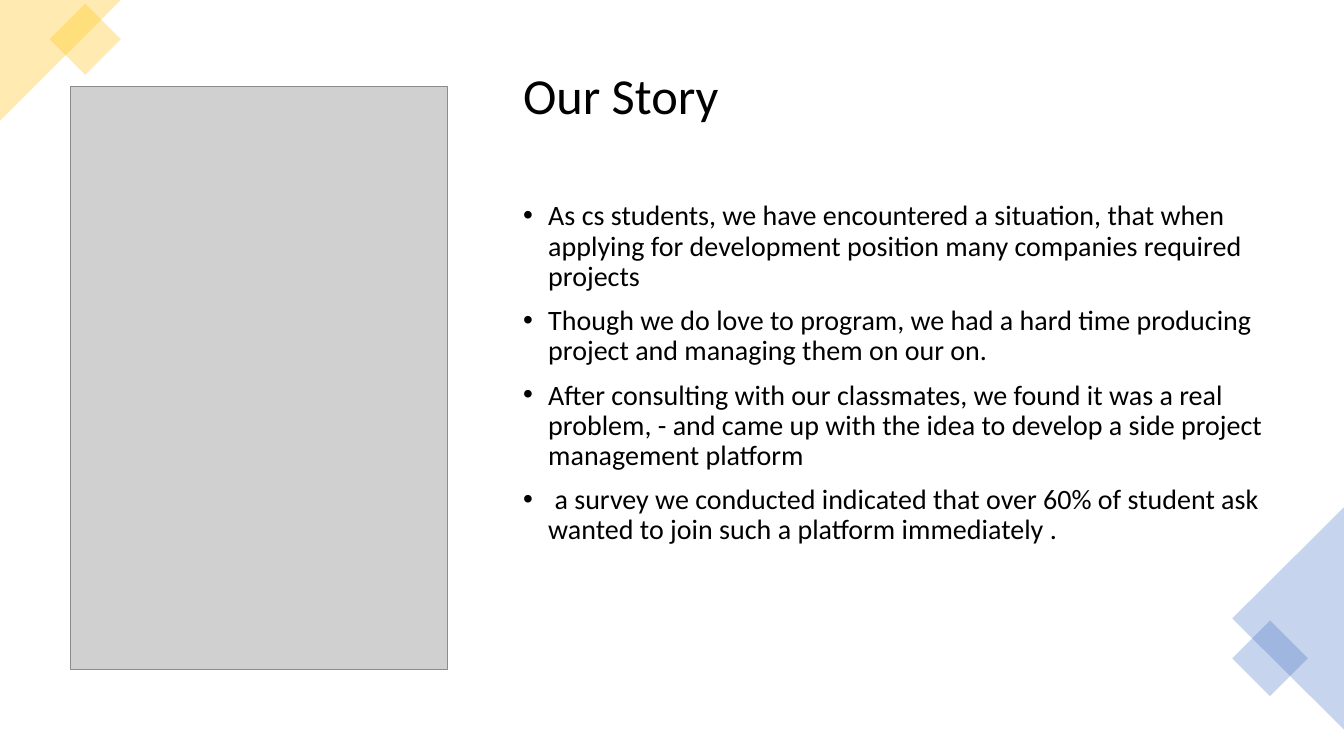
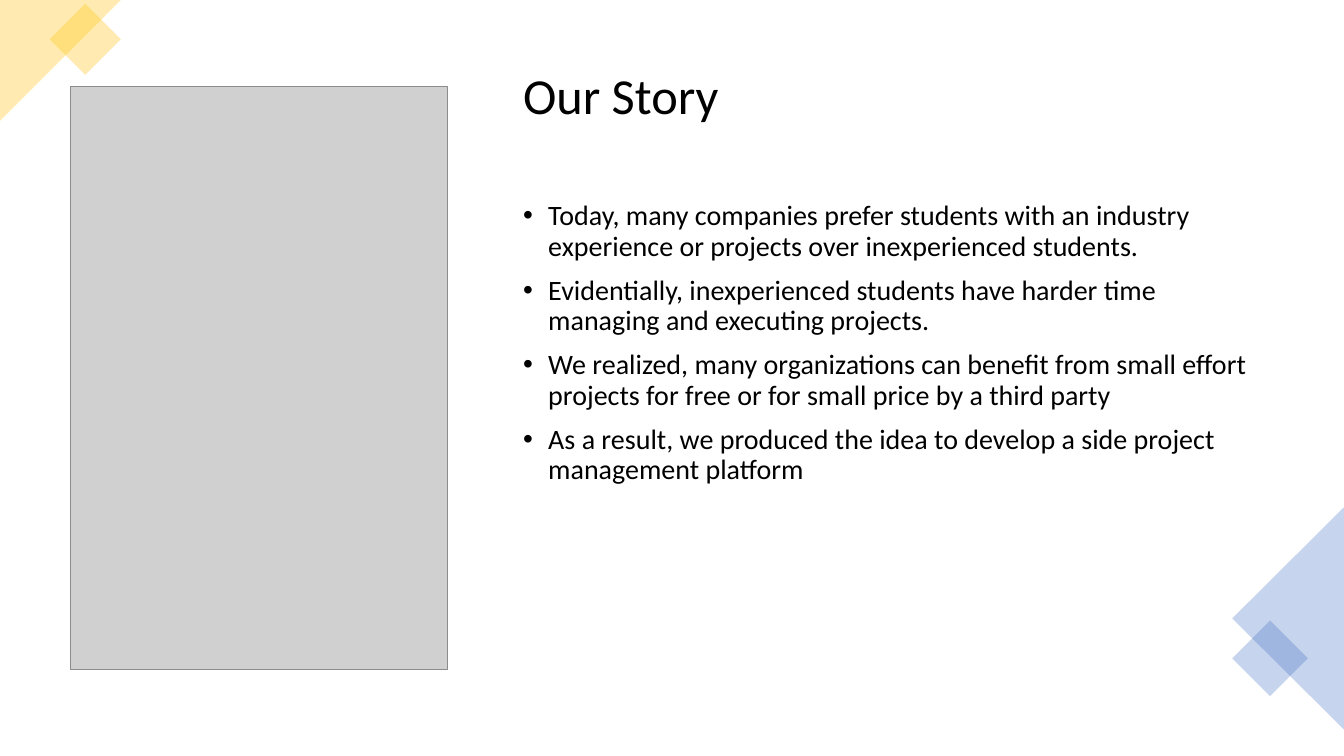
Before and after one commit to nadavWeisler/ChanceFrontend, a slide deck: slide 2 of presentaion.pptx. Drawn at 1344x756 pixels with LibreOffice and Linux fonts; fonts in the diff are those of the drawing; grey boxes stand for pictures. Boxes give left, top, right and bottom in pixels: in the first picture for what was removed or moved away, otherwise in the second. Text is boxed around its words. In the diff, an @@ line names an element or a change of style, - is before the commit and + after.

```diff
--- a/presentaion.pptx
+++ b/presentaion.pptx
@@ text at <box>548,205,1245,484</box>: text changed @@
-• As cs students, we have encountered a situation, that when applying for development position many companies required projects
-• Though we do love to program, we had a hard time producing project and managing them on our on.
-• After consulting with our classmates, we found it was a real problem, - and came up with the idea to develop a side project management platform
-• a survey we conducted indicated that over 60% of student ask wanted to join such a platform immediately .
+• Today, many companies prefer students with an industry experience or projects over inexperienced students.
+• Evidentially, inexperienced students have harder time managing and executing projects.
+• We realized, many organizations can benefit from small effort projects for free or for small price by a third party
+• As a result, we produced the idea to develop a side project management platform
```
Also in this commit, not shown: 2 other slides changed, 2 slides added.
